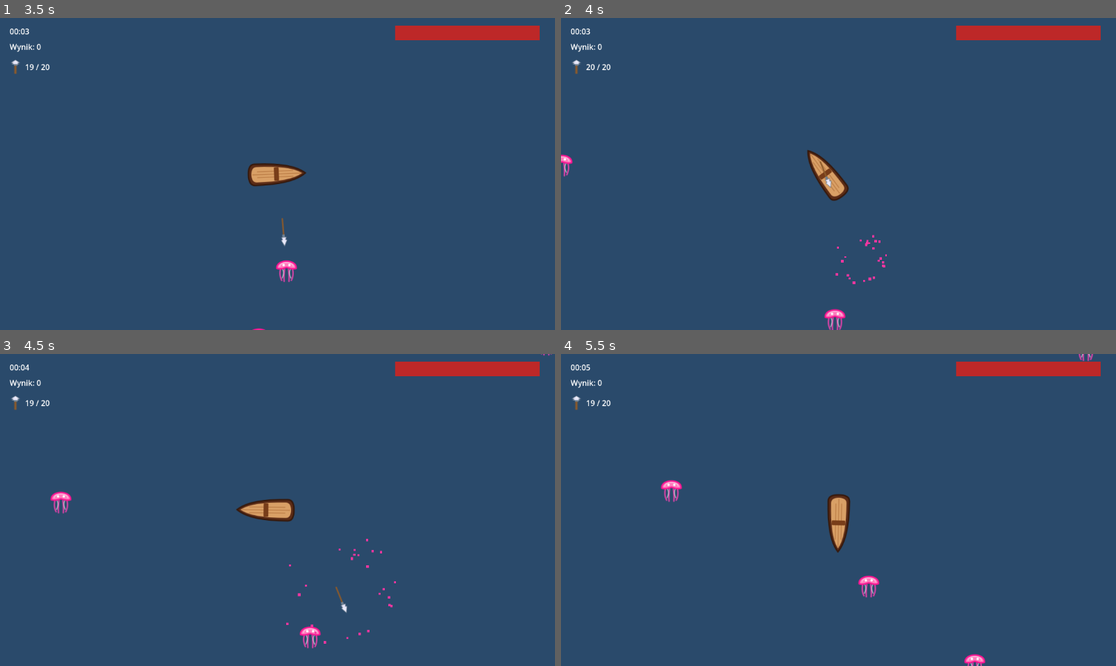
Above: before the commit, frames 1-4 (two rows, left to right).
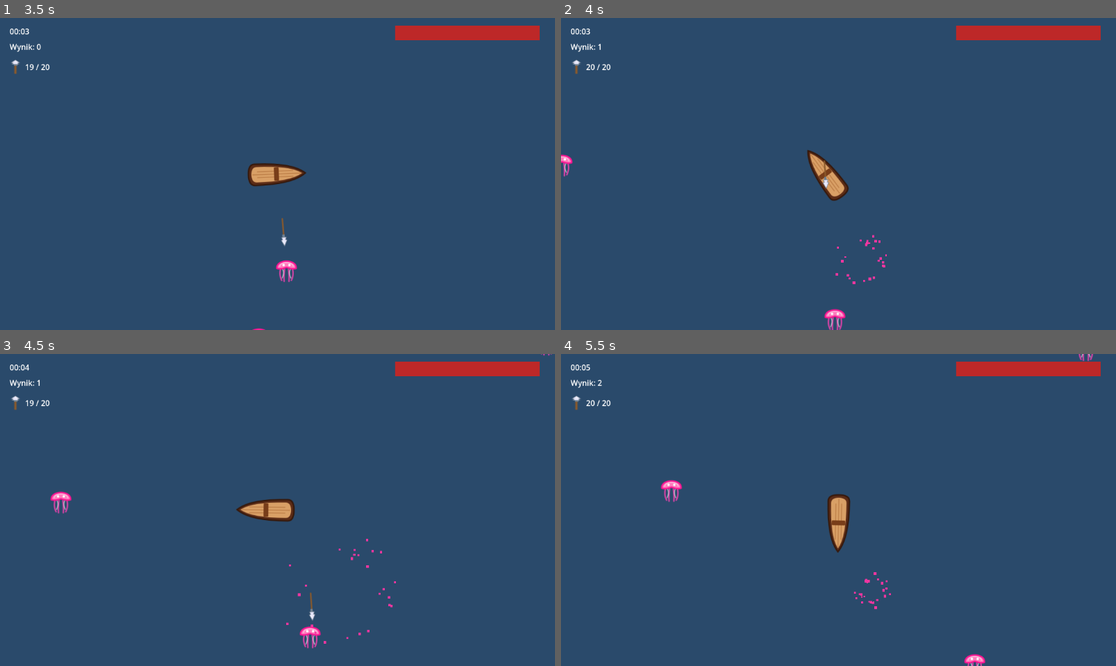
Above: after the commit, the same moments.

Repository: stap1/SCIM
Game: Godot game, scene res://scenes/Main.tscn
Two runs of this game, one before a commit and one after it. Both use one fixed random seed, a clock stepped at 60 frames per second and the inputs below.
Inputs (mouse positions are in pixels of both pictures, inside the frame that each line leads up to):
- Up to frame 1 (3.5 s): tap Enter at 0.5 s; move the mouse to (399, 158) at 0.52 s; hold Right 0.53-1.25 s; hold Shift 0.53-1.25 s; click (399, 158) at 0.67 s; drag from (166, 189) to (294, 174) at 1.27 s; move the mouse to (333, 105) at 2.02 s; hold Right 2.03-2.75 s; tap Ctrl at 2.1 s; drag from (249, 236) to (111, 127) at 2.77 s
- Up to frame 2 (4 s): move the mouse to (1005, 220) at 3.52 s; hold Left from 3.53 s (still down); tap Alt at 3.6 s
- Up to frame 3 (4.5 s): release Left at 4.25 s; drag from (111, 463) to (194, 432) at 4.27 s
- Up to frame 4 (5.5 s): move the mouse to (866, 510) at 5.02 s; hold Down from 5.03 s (still down); hold Shift from 5.03 s (still down); click (866, 510) at 5.17 s

Frame 1 is identical in both runs. In frame 2, less than 0.1% of the frame differs, in the area x 6-49%, y 8-55%; in frame 3, 0.1%; in frame 4, 0.3%, in the area x 4-60%, y 8-82%.

Commit message:
Krok 11 (GATE 0 - VERTICAL SLICE): score per kill + DeathBurst
- enemy.gd: eksport kill_score=1; die() wola GameState.add_score(kill_score),
  emituje sygnal died(global_position) ZANIM wezel zniknie, potem queue_free.
  Guard is_dying chroni przed podwojnym score/queue_free
- death_burst.tscn (nowy): CPUParticles2D (nie GPU - web), one_shot,
  emitting, niezalezny od wroga; + dzwiek smierci. Auto queue_free po animacji
- death_burst.gd (nowy): auto-zwolnienie po 1.5s
- enemy.tscn: usuniete DeathParticles/DeathSound (przeniesione do DeathBurst)
- enemy_spawner.gd: nasluchuje died kazdego wroga i spawnuje DeathBurst
  do current_scene (nie do znikajacego wroga) w pozycji smierci
- test/test_slice.gd: die() zwieksza score o kill_score, die() emituje died
  z pozycja, smoke test Main.tscn (kilka klatek bez crasha)

GATE 0: pelna petla dziala (ruch + auto-attack + spawn + smierc z particlem +
score + obrazenia + game over + restart). Smoke headless ~10s bez bledow.

46/46 testow GUT zielonych (4 testy regresji aktywne).

Co-Authored-By: Claude Opus 4.8 <noreply@anthropic.com>

Diff:
--- /dev/null
+++ b/scenes/death_burst.tscn
@@ -0,0 +1,25 @@
+[gd_scene load_steps=3 format=3]
+
+[ext_resource type="Script" path="res://scripts/systems/death_burst.gd" id="1_db"]
+[ext_resource type="AudioStream" uid="uid://cjyi7y5clel00" path="res://audio/sfx/enemy_death.wav" id="2_snd"]
+
+[node name="DeathBurst" type="CPUParticles2D"]
+z_index = 5
+emitting = true
+amount = 25
+one_shot = true
+explosiveness = 1.0
+spread = 180.0
+gravity = Vector2(0, 0)
+initial_velocity_min = 80.0
+initial_velocity_max = 150.0
+scale_amount_min = 3.0
+scale_amount_max = 6.0
+color = Color(0.94400704, 0.21400005, 0.6292439, 1)
+script = ExtResource("1_db")
+
+[node name="DeathSound" type="AudioStreamPlayer2D" parent="."]
+stream = ExtResource("2_snd")
+volume_db = -19.925
+pitch_scale = 0.53
+autoplay = true
--- a/scenes/enemies/enemy.tscn
+++ b/scenes/enemies/enemy.tscn
@@ -1,9 +1,8 @@
-[gd_scene load_steps=6 format=3 uid="uid://djphki8cb53y5"]
+[gd_scene load_steps=5 format=3 uid="uid://djphki8cb53y5"]
 
 [ext_resource type="Script" uid="uid://dfe0lpyyf6k0f" path="res://scripts/systems/enemy.gd" id="1_55jtl"]
 [ext_resource type="Texture2D" uid="uid://cv3g65vi1x0l7" path="res://assets/meduza.svg.svg" id="2_fcftc"]
 [ext_resource type="AudioStream" uid="uid://diwck84uylbh6" path="res://audio/sfx/FSFoley_Water_Drop_fx_BANDLAB.wav" id="4_fcftc"]
-[ext_resource type="AudioStream" uid="uid://cjyi7y5clel00" path="res://audio/sfx/enemy_death.wav" id="4_ft8do"]
 
 [sub_resource type="CircleShape2D" id="CircleShape2D_body"]
 radius = 14.0
@@ -19,24 +18,5 @@
 [node name="CollisionShape2D" type="CollisionShape2D" parent="."]
 shape = SubResource("CircleShape2D_body")
 
-[node name="DeathSound" type="AudioStreamPlayer2D" parent="."]
-stream = ExtResource("4_ft8do")
-volume_db = -19.925
-pitch_scale = 0.53
-
 [node name="SpawnSound" type="AudioStreamPlayer2D" parent="."]
 stream = ExtResource("4_fcftc")
-
-[node name="DeathParticles" type="CPUParticles2D" parent="."]
-z_index = 5
-emitting = false
-amount = 25
-one_shot = true
-explosiveness = 1.0
-spread = 180.0
-gravity = Vector2(0, 0)
-initial_velocity_min = 80.0
-initial_velocity_max = 150.0
-scale_amount_min = 3.0
-scale_amount_max = 6.0
-color = Color(0.94400704, 0.21400005, 0.6292439, 1)
--- /dev/null
+++ b/scripts/systems/death_burst.gd
@@ -0,0 +1,8 @@
+extends CPUParticles2D
+
+# Niezalezny burst smierci wroga. Odpala sie sam (emitting=true, one_shot w .tscn)
+# i zwalnia sie po zakonczeniu animacji oraz dzwieku - nie zalezy od znikajacego wroga.
+
+func _ready() -> void:
+	await get_tree().create_timer(1.5).timeout
+	queue_free()
--- a/scripts/systems/enemy.gd
+++ b/scripts/systems/enemy.gd
@@ -1,7 +1,10 @@
 extends CharacterBody2D
+
+signal died(position: Vector2)
 
 @export var speed: float = 80.0
 @export var max_health: float = 10.0
+@export var kill_score: int = 1
 
 var health: float
 var is_dying: bool = false
@@ -35,29 +38,12 @@
 		die()
 
 func die() -> void:
-	# Death guard: pierwsza smierc wygrywa, kolejne wywolania ignorowane (brak podwojnego queue_free).
+	# Death guard: pierwsza smierc wygrywa, kolejne wywolania ignorowane (brak podwojnego score/queue_free).
 	if is_dying:
 		return
 	is_dying = true
 
-	set_physics_process(false)
-
-	# Martwy wrog znika z kolizji: nie jest juz trafiany przez harpun ani wykrywany przez Hurtbox lodzi
-	# (warstwa 0 = poza maskami), wiec przez 1s animacji czasteczek nie zadaje obrazen.
-	set_deferred("collision_layer", 0)
-	if has_node("CollisionShape2D"):
-		$CollisionShape2D.set_deferred("disabled", true)
-
-	# Chowamy tylko grafike, by czasteczki dokonczyly animacje.
-	if has_node("Sprite2D"):
-		$Sprite2D.hide()
-
-	if has_node("DeathParticles"):
-		$DeathParticles.emitting = true
-
-	if has_node("DeathSound"):
-		$DeathSound.play()
-
-	# Czekamy az czasteczki opadna, dopiero potem niszczymy obiekt.
-	await get_tree().create_timer(1.0).timeout
+	GameState.add_score(kill_score)
+	# Sygnal niesie pozycje ZANIM wezel zniknie - DeathBurst spawnuje sie niezaleznie w current_scene.
+	died.emit(global_position)
 	queue_free()
--- a/scripts/systems/enemy_spawner.gd
+++ b/scripts/systems/enemy_spawner.gd
@@ -7,6 +7,7 @@
 @export var max_enemies: int = 30
 
 const EnemyScene := preload("res://scenes/enemies/enemy.tscn")
+const DeathBurstScene := preload("res://scenes/death_burst.tscn")
 
 var _timer: Timer
 
@@ -37,6 +38,13 @@
 	enemy.global_position = pos
 	if player != null and enemy.has_method("set_target"):
 		enemy.set_target(player)
+	# Particle smierci spawnujemy do current_scene (nie do znikajacego wroga).
+	enemy.died.connect(_on_enemy_died)
+
+func _on_enemy_died(pos: Vector2) -> void:
+	var burst := DeathBurstScene.instantiate()
+	get_parent().add_child(burst)
+	burst.global_position = pos
 
 # Czysta funkcja (bez zaleznosci od drzewa): pozycja tuz poza prostokatem widoku.
 # edge: 0=gora, 1=prawo, 2=dol, 3=lewo. Zawsze zwraca punkt poza [0, viewport_size].
--- /dev/null
+++ b/test/test_slice.gd
@@ -0,0 +1,35 @@
+extends GutTest
+
+# KROK 11 (Prompt 11) - VERTICAL SLICE / GATE 0: score per kill, sygnal died, smoke calej sceny.
+
+const EnemyScene := preload("res://scenes/enemies/enemy.tscn")
+const MainScene := preload("res://scenes/Main.tscn")
+
+func before_each() -> void:
+	GameState.reset()
+
+func test_die_adds_kill_score() -> void:
+	var enemy = EnemyScene.instantiate()
+	add_child(enemy)
+	await wait_physics_frames(1)
+	var before: int = GameState.score
+	var ks: int = enemy.kill_score
+	enemy.die()
+	assert_eq(GameState.score, before + ks, "die() zwieksza score o kill_score")
+
+func test_die_emits_died_with_position() -> void:
+	var enemy = EnemyScene.instantiate()
+	add_child(enemy)
+	enemy.global_position = Vector2(123, 45)
+	await wait_physics_frames(1)
+	watch_signals(enemy)
+	enemy.die()
+	assert_signal_emitted(enemy, "died", "die() emituje sygnal died")
+	var params = get_signal_parameters(enemy, "died")
+	assert_eq(params[0], Vector2(123, 45), "died niesie pozycje wroga")
+
+func test_main_scene_smoke() -> void:
+	var main = MainScene.instantiate()
+	add_child_autofree(main)
+	await wait_physics_frames(15)
+	assert_true(is_instance_valid(main), "Main.tscn dziala kilka klatek bez crasha")
Not shown, added: scripts/systems/death_burst.gd.uid
Not shown, added: test/test_slice.gd.uid
